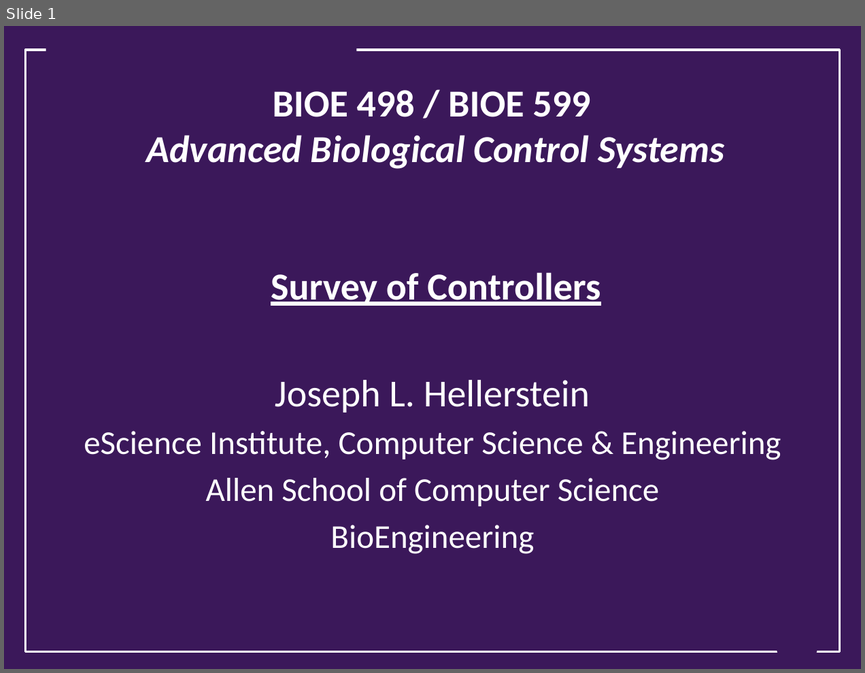
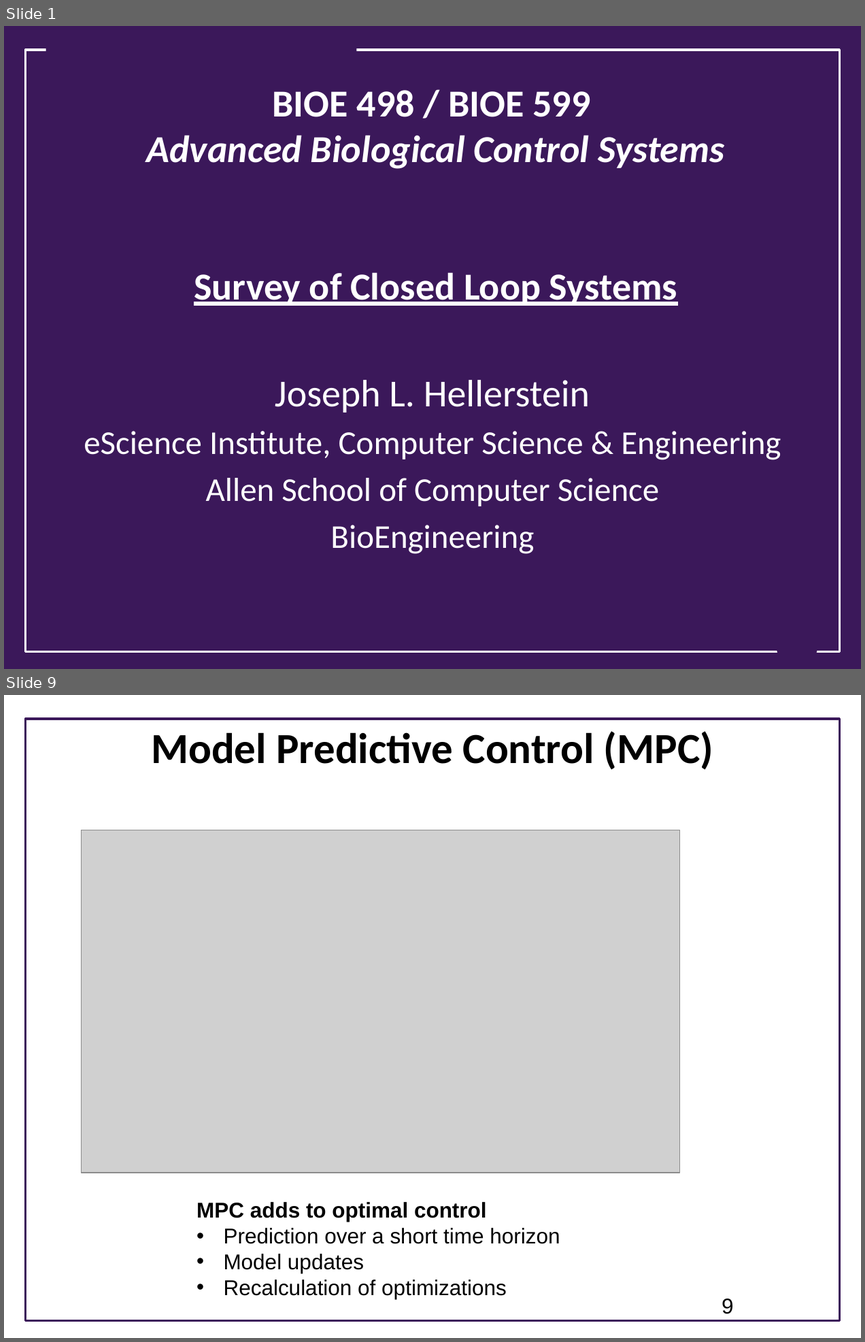
Before and after one commit to joseph-hellerstein/advanced-controls-lectures, a slide deck: Lecture_26-Survey-Of-Closed-Loop-Systems/Survey-Of-Closed-Loop-Systems.pptx. Shown one above the other, each under a label of ours: slide 1 before the commit, slides 1 and 9 after it; the slides between them are not shown. The pictures are 865x673 and 865x1342 pixels, drawn with LibreOffice and Linux fonts; fonts in the diff are those of the drawing; grey boxes stand for pictures; background and template pictures are left out. Boxes give left, top, right and bottom in pixels: in the first picture for what was removed or moved away, otherwise in the second. Text is boxed around its words. In the diff, an @@ line names an element or a change of style, - is before the commit and + after.

```diff
--- a/Lecture_26-Survey-Of-Closed-Loop-Systems/Survey-Of-Closed-Loop-Systems.pptx
+++ b/Lecture_26-Survey-Of-Closed-Loop-Systems/Survey-Of-Closed-Loop-Systems.pptx
@@ slide 9 added at [4, 695, 861, 1338], background #FFFFFF @@
@@ rectangle added at [26, 719, 839, 1321], outline #3B185A 1.75 pt @@
@@ title added at [151, 731, 713, 770], 36 pt, text #000000, bold @@
+Model Predictive Control (MPC)
@@ picture added at [81, 830, 680, 1172] @@
@@ text added at [196, 1202, 560, 1299], 18 pt, text #000000 @@
+MPC adds to optimal control
+• Prediction over a short time horizon
+• Model updates
+• Recalculation of optimizations
@@ page number added at [721, 1298, 734, 1314], 18 pt, text #000000 @@
+9
@@ slide 1 changed as well @@
@@ title at [147, 90, 724, 305]: text changed @@
-BIOE 498 / BIOE 599
-Advanced Biological Control Systems
-Survey of Controllers
+BIOE 498 / BIOE 599
+Advanced Biological Control Systems
+Survey of Closed Loop Systems
```
Also in this commit, not shown: 1 other slide changed, 9 other slides added.
